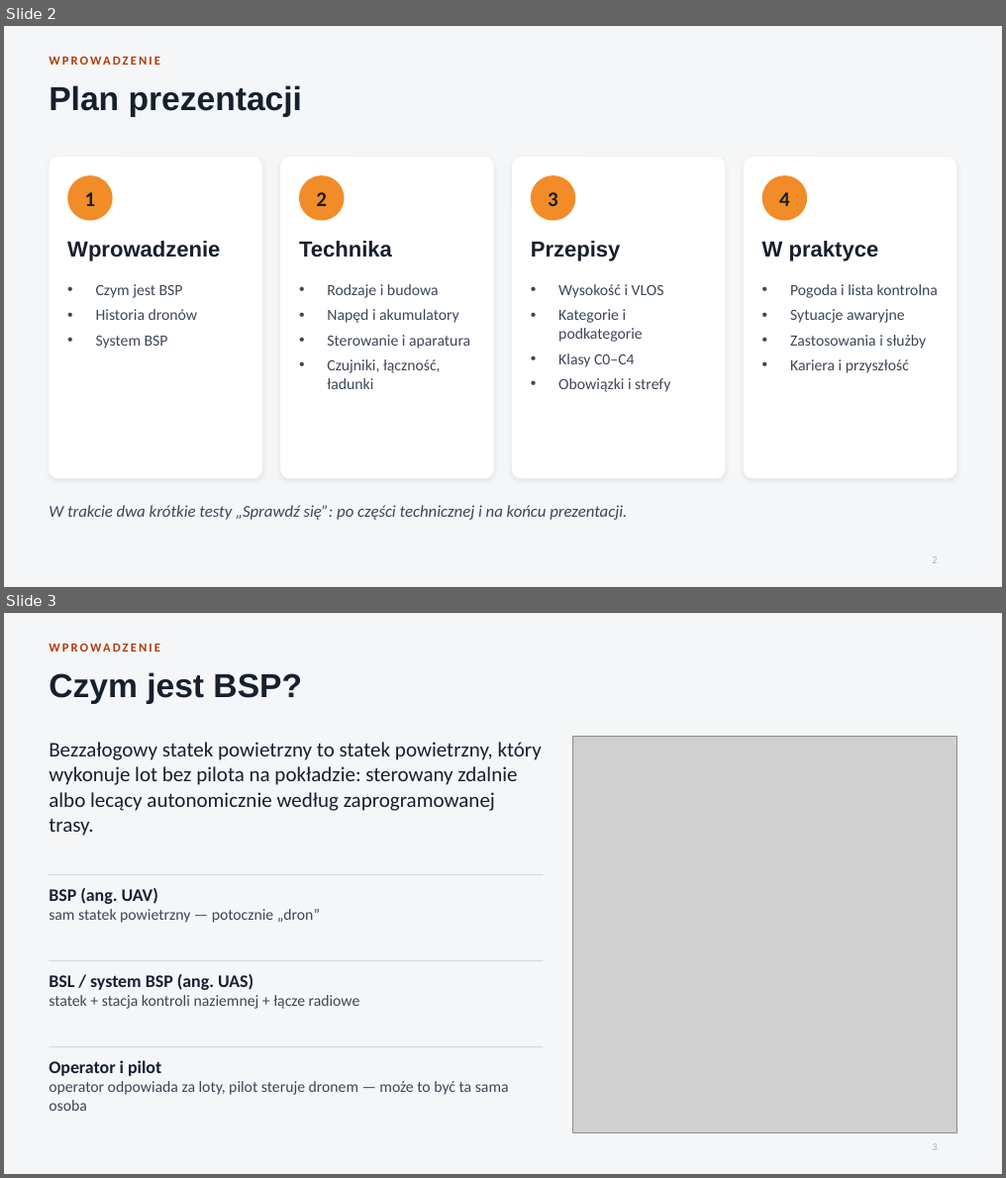
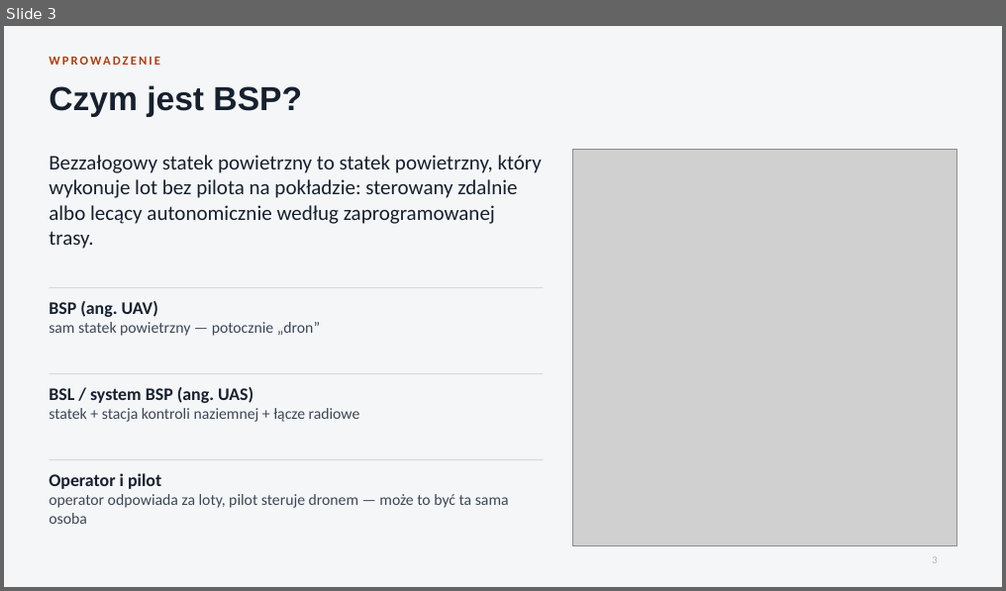
Before and after one commit to Pawel202685/psychic-octo-invention, a slide deck: Ogolna_wiedza_o_BSP.pptx. Shown one above the other, each under a label of ours: slides 2 and 3 before the commit, slide 3 after it. The pictures are 1006x1178 and 1006x591 pixels, drawn with LibreOffice and Linux fonts; fonts in the diff are those of the drawing; grey boxes stand for pictures. Boxes give left, top, right and bottom in pixels: in the first picture for what was removed or moved away, otherwise in the second. Text is boxed around its words. In the diff, an @@ line names an element or a change of style, - is before the commit and + after.

```diff
--- a/Ogolna_wiedza_o_BSP.pptx
+++ b/Ogolna_wiedza_o_BSP.pptx
@@ slide 2 removed at [4,26,1002,587], background #F4F6F8 @@
@@ text removed at [49,52,957,78] @@
-WPROWADZENIE
@@ title removed at [49,85,302,117] @@
-Plan prezentacji
@@ rounded rectangle removed at [49,157,262,478] @@
@@ rounded rectangle removed at [280,157,494,478] @@
@@ rounded rectangle removed at [512,157,726,478] @@
@@ rounded rectangle removed at [744,157,957,478] @@
@@ ellipse removed at [67,175,113,221] @@
@@ text removed at [85,192,96,206] @@
-1
@@ ellipse removed at [299,175,344,221] @@
@@ text removed at [316,192,327,206] @@
-2
@@ ellipse removed at [531,175,576,221] @@
@@ text removed at [548,192,558,206] @@
-3
@@ ellipse removed at [762,175,807,221] @@
@@ text removed at [779,192,790,206] @@
-4
@@ text removed at [67,241,220,262] @@
-Wprowadzenie
@@ text removed at [299,241,392,258] @@
-Technika
@@ text removed at [531,241,621,262] @@
-Przepisy
@@ text removed at [762,241,879,262] @@
-W praktyce
@@ text removed at [96,284,198,349] @@
-• Czym jest BSP
-• Historia dronów
-• System BSP
@@ text removed at [327,284,470,389] @@
-• Rodzaje i budowa
-• Napęd i akumulatory
-• Sterowanie i aparatura
-• Czujniki, łączność, ładunki
@@ text removed at [558,284,670,392] @@
-• Wysokość i VLOS
-• Kategorie i podkategorie
-• Klasy C0–C4
-• Obowiązki i strefy
@@ text removed at [790,284,938,373] @@
-• Pogoda i lista kontrolna
-• Sytuacje awaryjne
-• Zastosowania i służby
-• Kariera i przyszłość
@@ text removed at [49,505,627,520] @@
-W trakcie dwa krótkie testy „Sprawdź się”: po części technicznej i na końcu prezentacji.
@@ page number removed at [932,557,937,564] @@
-2
```
Also in this commit, not shown: 11 slides changed, 25 slides added, 4 other slides removed.
